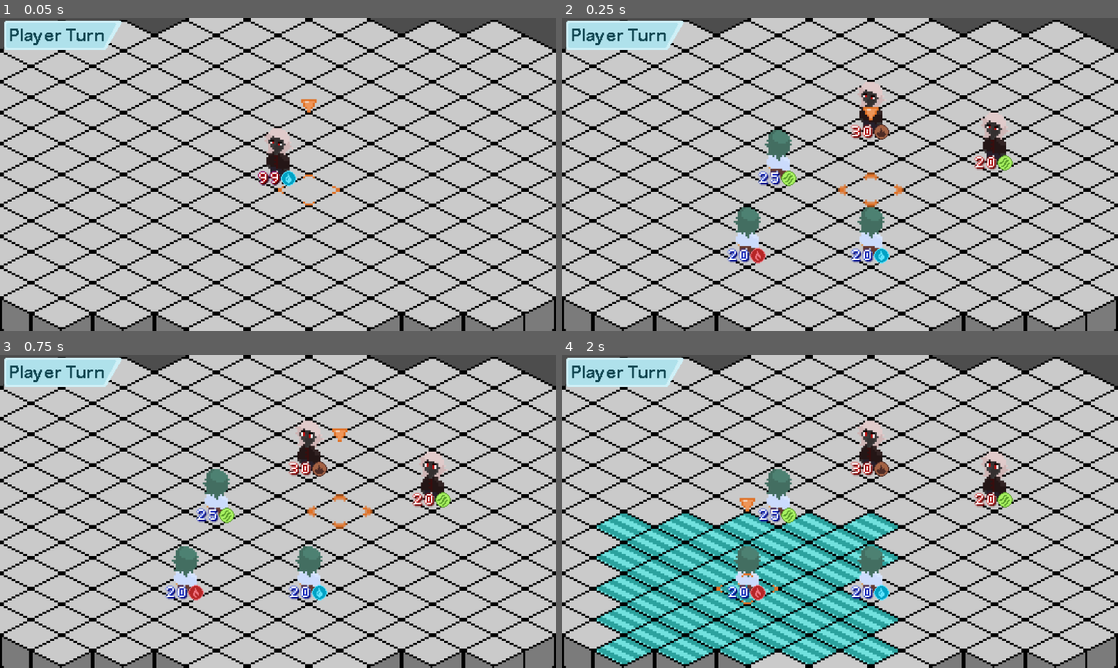
Above: before the commit, frames 1-4 (two rows, left to right).
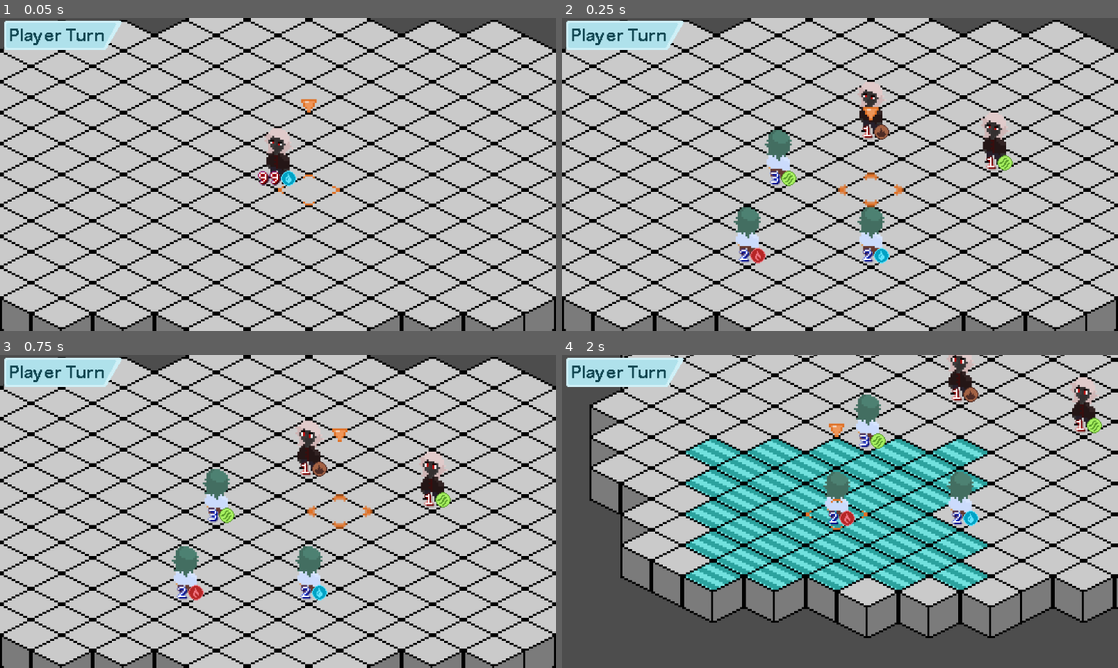
Above: after the commit, the same moments.

Repository: doccsoccs/IGME560
Game: Godot game, scene res://Scenes/TestScene.tscn
The game is run twice, just before and just after one commit, with the same random seed, the same clock (stepped at 60 frames per second) and the same inputs.
Inputs:
- Up to frame 1 (0.05 s): no input
- Up to frame 2 (0.25 s): no input
- Up to frame 3 (0.75 s): hold W (Up) from 0.53 s (still down); hold Z (Select) from 0.53 s (still down)
- Up to frame 4 (2 s): keep holding W (Up); tap 0 (TOGGLETURN) at 0.8, 1.35 s; release Z (Select) at 1.28 s; tap Z (Select) at 1.55 s

Frame 1 is identical in both runs. In frame 2, 0.6% of the frame differs, in the area x 29-79%, y 34-79%; in frame 3, 0.6%; in frame 4, 68%, in the area x 0-100%, y 0-100%.

Commit message:
added results page, unit toggle controls, and camera controls

Diff:
--- a/Scenes/TestScene.tscn
+++ b/Scenes/TestScene.tscn
@@ -1,6 +1,7 @@
-[gd_scene load_steps=6 format=3 uid="uid://dgtbry5fdan2a"]
+[gd_scene load_steps=7 format=3 uid="uid://dgtbry5fdan2a"]
 
 [ext_resource type="PackedScene" uid="uid://ctyihjdd4iuu3" path="res://Prefabs/isometric_grid.tscn" id="1_kp62l"]
+[ext_resource type="Script" path="res://Scripts/camera.gd" id="1_oxpts"]
 [ext_resource type="PackedScene" uid="uid://beifeixysoyl6" path="res://Prefabs/default_character.tscn" id="2_7tmfy"]
 [ext_resource type="PackedScene" uid="uid://j6vjnimften5" path="res://Prefabs/game_canvas.tscn" id="2_jdr02"]
 [ext_resource type="Script" path="res://Scripts/unit_manager.gd" id="2_yq4tw"]
@@ -8,8 +9,10 @@
 
 [node name="TestScene" type="Node2D"]
 
-[node name="Camera2D" type="Camera2D" parent="."]
+[node name="CameraComponent" type="Camera2D" parent="."]
 zoom = Vector2(4, 4)
+position_smoothing_enabled = true
+script = ExtResource("1_oxpts")
 
 [node name="IsometricGrid" parent="." groups=["TILEMAP"] instance=ExtResource("1_kp62l")]
 layer_0/tile_data = PackedInt32Array(-2, 196608, 0, 65534, 196608, 0, 131070, 196608, 0, -1, 196608, 0, 65535, 196608,  …(3476 unchanged characters)…
@@ -24,9 +27,10 @@
 [node name="UnitManager" type="Node2D" parent="." groups=["UnitManager"]]
 y_sort_enabled = true
 script = ExtResource("2_yq4tw")
-ai_type = 2
+ai_type = 1
 
 [node name="DefaultCharacter" parent="UnitManager" instance=ExtResource("2_7tmfy")]
+max_hp = 2
 type = 2
 attack_path = "res://Attack Patterns/calamity.txt"
 attack_base_power = 100
@@ -35,6 +39,7 @@
 start_facing = 1
 
 [node name="DefaultCharacter2" parent="UnitManager" instance=ExtResource("2_7tmfy")]
+max_hp = 2
 attack = 55
 defense = 30
 attack_path = "res://Attack Patterns/slash.txt"
@@ -43,7 +48,7 @@
 start_facing = 1
 
 [node name="DefaultCharacter3" parent="UnitManager" instance=ExtResource("2_7tmfy")]
-max_hp = 25
+max_hp = 3
 attack = 57
 type = 3
 attack_path = "res://Attack Patterns/calamity.txt"
@@ -53,6 +58,7 @@
 start_facing = 1
 
 [node name="EnemyCharacter" parent="UnitManager" instance=ExtResource("4_yn31t")]
+max_hp = 1
 type = 3
 attack_path = "res://Attack Patterns/ember.txt"
 attack_base_power = 80
@@ -60,7 +66,7 @@
 start_tile = Vector2i(1, -3)
 
 [node name="EnemyCharacter2" parent="UnitManager" instance=ExtResource("4_yn31t")]
-max_hp = 30
+max_hp = 1
 range_stat = 3
 attack = 60
 defense = 60
--- /dev/null
+++ b/Scenes/results.tscn
@@ -0,0 +1,70 @@
+[gd_scene load_steps=5 format=3 uid="uid://bvuu0yoh18ios"]
+
+[ext_resource type="Script" path="res://Scripts/results.gd" id="1_32upa"]
+[ext_resource type="FontFile" uid="uid://c4aoq70jhlfo" path="res://Sprites/UI/dogica/TTF/dogica.ttf" id="1_lgqny"]
+
+[sub_resource type="LabelSettings" id="LabelSettings_6rcmj"]
+font = ExtResource("1_lgqny")
+font_size = 64
+outline_size = 2
+outline_color = Color(0, 0, 0, 1)
+shadow_size = 8
+shadow_color = Color(0, 0, 0, 0.941176)
+
+[sub_resource type="LabelSettings" id="LabelSettings_1g2t6"]
+font = ExtResource("1_lgqny")
+font_size = 32
+
+[node name="Results" type="CanvasLayer"]
+script = ExtResource("1_32upa")
+
+[node name="ColorRect" type="ColorRect" parent="."]
+anchors_preset = 15
+anchor_right = 1.0
+anchor_bottom = 1.0
+grow_horizontal = 2
+grow_vertical = 2
+color = Color(0, 0.356863, 0.364706, 1)
+
+[node name="Header" type="Label" parent="."]
+anchors_preset = 10
+anchor_right = 1.0
+offset_bottom = 133.0
+grow_horizontal = 2
+text = "RESULTS"
+label_settings = SubResource("LabelSettings_6rcmj")
+horizontal_alignment = 1
+vertical_alignment = 1
+
+[node name="WonLostLabel" type="Label" parent="."]
+anchors_preset = 10
+anchor_right = 1.0
+offset_top = 392.0
+offset_bottom = 525.0
+grow_horizontal = 2
+text = "Enemies: Lost"
+label_settings = SubResource("LabelSettings_6rcmj")
+horizontal_alignment = 1
+vertical_alignment = 1
+
+[node name="DamageLabel" type="Label" parent="."]
+anchors_preset = 10
+anchor_right = 1.0
+offset_top = 127.0
+offset_bottom = 260.0
+grow_horizontal = 2
+text = "Total Enemy Damage = 0"
+label_settings = SubResource("LabelSettings_1g2t6")
+horizontal_alignment = 1
+vertical_alignment = 1
+
+[node name="UnitsKilledLabel" type="Label" parent="."]
+anchors_preset = 10
+anchor_right = 1.0
+offset_top = 195.0
+offset_bottom = 328.0
+grow_horizontal = 2
+text = "Player Units Killed = 0"
+label_settings = SubResource("LabelSettings_1g2t6")
+horizontal_alignment = 1
+vertical_alignment = 1
--- a/Scripts/ENEMY_AI.gd
+++ /dev/null
@@ -1,11 +0,0 @@
-extends Node
-class_name EnemyUnit
-
-var move_dictionary: Dictionary
-
-# Create commands/actions/queries for the following:
-# - Determine a unit's attack range (UNIT MANAGER)
-# - Is a player unit in attack range? (ENEMY AI)
-# - Determine the best position to move to (ENEMY AI)
-# -
-# -
--- /dev/null
+++ b/Scripts/camera.gd
@@ -0,0 +1,43 @@
+extends Camera2D
+
+const camera_range: int = 2
+var camera_tile: Vector2i = Vector2i.ZERO
+
+@export var camera_start_tile: Vector2i = Vector2i.ZERO
+@onready var grid = $"../IsometricGrid"
+
+func _ready():
+	camera_tile = camera_start_tile
+
+func move_camera(tile: Vector2i):
+	camera_tile = tile
+	position = map_to_loc(tile)
+
+func update_camera(tile: Vector2i):
+	if camera_tile.x + camera_range < tile.x:
+		var diff: int = abs((camera_tile.x + camera_range) - tile.x)
+		camera_tile.x += diff
+		position = map_to_loc(camera_tile)
+
+	elif camera_tile.x - camera_range > tile.x:
+		var diff: int = abs((camera_tile.x - camera_range) - tile.x)
+		camera_tile.x -= diff
+		position = map_to_loc(camera_tile)
+
+	if camera_tile.y + camera_range < tile.y:
+		var diff: int = abs((camera_tile.y + camera_range) - tile.y)
+		camera_tile.y += diff
+		position = map_to_loc(camera_tile)
+
+	elif camera_tile.y - camera_range > tile.y:
+		var diff: int = abs((camera_tile.y - camera_range) - tile.y)
+		camera_tile.y -= diff
+		position = map_to_loc(camera_tile)
+
+
+# Shortcut for map -> local conversion
+func map_to_loc(tile: Vector2i) -> Vector2:
+	return grid.map_to_local(tile)
+# Shortcut for local -> map conversion
+func loc_to_map(pos: Vector2) -> Vector2i:
+	return grid.local_to_map(pos)
--- a/Scripts/grid_controller.gd
+++ b/Scripts/grid_controller.gd
@@ -9,6 +9,7 @@
 const selector_source: int = 3
 const init_selector_pos: Vector2i = Vector2i(0,0)
 var current_selector_pos: Vector2i
+var toggle_index: int = 0
 #endregion
 
 #region HIGHLIGHT TILE VARIABLES
@@ -60,7 +61,8 @@
 # Sound Effects
 @onready var move_selector_sfx = $MoveSelectorSFX
 
-# References
+# MISC References
+@onready var camera_component = $"../CameraComponent"
 @onready var game_canvas = $"../GameCanvas"
 var unit_manager
 
@@ -87,6 +89,30 @@
 
 # Input Events
 func _input(event):
+	# Toggle Between Player Units (RIGHT)
+	if event.is_action_pressed("ToggleUnitRight") and current_ctrl_mode == control_mode.free \
+	and selected_unit == null:
+		if hovered_unit == null or unit_manager.player_units.size() == toggle_index + 1:
+			toggle_index = 0
+		elif unit_manager.player_units.size() > toggle_index + 1:
+			toggle_index += 1
+		hovered_unit = unit_manager.player_units[toggle_index]
+		camera_component.move_camera(hovered_unit.current_tile)
+		move_selector(hovered_unit.current_tile)
+		hovered_unit = unit_manager.player_units[toggle_index]
+
+	# Toggle Between Player Units (LEFT)
+	if event.is_action_pressed("ToggleUnitLeft") and current_ctrl_mode == control_mode.free \
+	and selected_unit == null:
+		if hovered_unit == null or toggle_index - 1 < 0:
+			toggle_index = unit_manager.player_units.size() - 1
+		elif toggle_index - 1 >= 0:
+			toggle_index -= 1
+		hovered_unit = unit_manager.player_units[toggle_index]
+		camera_component.move_camera(hovered_unit.current_tile)
+		move_selector(hovered_unit.current_tile)
+		hovered_unit = unit_manager.player_units[toggle_index]
+
 	# SELECT - SELECT UNIT
 	if event.is_action_pressed("Select") and hovered_unit != null and selected_unit == null \
 	and current_ctrl_mode == control_mode.free:
@@ -123,6 +149,7 @@
 		selected_unit.action_buttons.set_invisible_after_time(0)
 		selected_unit.move_to(selected_unit.prev_tile)
 		selected_unit.current_tile = selected_unit.prev_tile
+		camera_component.move_camera(selected_unit.current_tile)
 		move_selector(selected_unit.current_tile)
 		redraw_move_tiles()
 
@@ -203,6 +230,7 @@
 		for unit in unit_manager.player_units:
 			unit.init_for_new_round()
 		current_ctrl_mode = control_mode.free
+		camera_component.move_camera(unit_manager.player_units[0].current_tile)
 		move_selector(unit_manager.player_units[0].current_tile)
 
 # Moves the selector to a new position and deletes the old tile
@@ -223,6 +251,9 @@
 		# Only check for potential selections while not selecting something
 		else:
 			check_for_selections()
+
+	# Moves the camera if necessary
+	camera_component.update_camera(current_selector_pos)
 
 # Hides the selector while not in free control mode
 func hide_selector():
@@ -393,12 +424,13 @@
 				unit.take_damage(unit_manager.calc_damage(selected_unit, unit), selected_unit.attack_type)
 
 			else: # ENEMY CASE
-				unit.take_damage(unit_manager.calc_damage(unit_override, unit), unit_override.attack_type)
+				unit.take_damage(unit_manager.calc_damage(unit_override, unit), unit_override.attack_type, true)
 
 	# Await damage particles and hp anim to finish
 	# then clear attack highlights and end turn
 	delete_attack_tiles()
 
+	await get_tree().create_timer(1.2).timeout
 	if unit_override == null: # PLAYER CASE
 		selected_unit.end_turn()
 	else: # ENEMY CASE
@@ -528,7 +560,7 @@
 func handle_end_turn():
 	if selected_unit != null:
 		current_ctrl_mode = control_mode.free
-		move_selector(selected_unit.current_tile)
+		#move_selector(selected_unit.current_tile)
 		deselect_unit(selected_unit)
 
 # Sets the controller's control mode
--- a/Scripts/player_unit.gd
+++ b/Scripts/player_unit.gd
@@ -38,7 +38,8 @@
 	selected,
 	moving,
 	select_action,
-	expended
+	expended,
+	dead
 }
 
 enum anim_state{
@@ -83,6 +84,8 @@
 var current_game_state: game_state
 const initial_game_state: game_state = game_state.waiting
 const initial_anim: anim_state = anim_state.idle
+
+var results_scene = preload("res://Scenes/results.tscn")
 
 @onready var anim_player = $AnimationPlayer
 @onready var select_key = $SelectKeyIndicator
@@ -161,17 +164,24 @@
 	self_modulate = Color.WHITE
 
 # Called when this unit takes damage from an attack
-func take_damage(damage: int, damage_type: typing):
+func take_damage(damage: int, damage_type: typing, enemy_is_attacker: bool = false):
 	particle_manager.emit_particles(damage_type)
 	hp -= damage
+
+	# Update result tracker accordingly
+	if enemy_is_attacker:
+		ResultsTracker.total_enemy_damage += damage
+
 	if hp <= 0:
 		hp = 0
+		die()
 	health_label.text = str(hp)
 
 # Inform manager to change control mode to ATTACKING
 # Project an attack
 func show_attack():
 	manager.grid.attack_patterns = get_attack_patterns()
+	manager.grid.camera_component.move_camera(current_tile)
 
 	if is_player: # Player Case
 		manager.grid.current_ctrl_mode = manager.grid.control_mode.attacking
@@ -424,6 +434,27 @@
 		current_facing_state = facing_state.up
 		flip_h = true
 
+# Handle the death of a given unit
+func die():
+	# Update result tracker accordingly
+	if is_player:
+		ResultsTracker.total_enemy_kills += 1
+
+	await get_tree().create_timer(1.75).timeout
+	current_game_state = game_state.dead
+	if is_player:
+		manager.player_units.erase(self)
+		if manager.player_units.size() == 0:
+			await get_tree().create_timer(1.0).timeout
+			get_tree().change_scene_to_packed(results_scene)
+	else:
+		manager.enemy_units.erase(self)
+		if manager.enemy_units.size() == 0:
+			await get_tree().create_timer(1.0).timeout
+			get_tree().change_scene_to_packed(results_scene)
+	visible = false
+	manager.units.erase(self)
+
 # Shortcut for map -> local conversion
 func map_to_loc(tile: Vector2i) -> Vector2:
 	return manager.grid.map_to_local(tile)
--- /dev/null
+++ b/Scripts/results.gd
@@ -0,0 +1,20 @@
+extends CanvasLayer
+
+@onready var outcome_label = $WonLostLabel
+@onready var damage_label = $DamageLabel
+@onready var units_killed_label = $UnitsKilledLabel
+
+const win_message: String = "Enemies: Lost"
+const lose_message: String = "Enemies: Won"
+
+func _ready():
+	set_results()
+
+func set_results():
+	if ResultsTracker.enemies_won:
+		outcome_label.text = lose_message
+	else:
+		outcome_label.text = win_message
+
+	damage_label.text = "Total Enemy Damage = " + str(ResultsTracker.total_enemy_damage)
+	units_killed_label.text = "Player Units Killed = " + str(ResultsTracker.total_enemy_kills)
--- /dev/null
+++ b/Scripts/results_tracker.gd
@@ -0,0 +1,6 @@
+extends Node
+
+# Data saved for results page
+var total_enemy_damage: int = 0
+var total_enemy_kills: int = 0
+var enemies_won: bool = false
--- a/Scripts/unit_manager.gd
+++ b/Scripts/unit_manager.gd
@@ -128,6 +128,9 @@
 	if player_turn:
 		for unit in player_units:
 			if unit.current_game_state != unit.game_state.expended:
+				await get_tree().create_timer(1.0).timeout
+				grid.camera_component.move_camera(unit.current_tile)
+				grid.move_selector(unit.current_tile)
 				return
 
 		# If all units are expended, switch turns
@@ -138,6 +141,7 @@
 
 	# Checks during enemy turn
 	else:
+		await get_tree().create_timer(1.0).timeout
 		emit_signal("enemy_finished_move")
 		for unit in enemy_units:
 			if unit.current_game_state != unit.game_state.expended:
@@ -148,6 +152,8 @@
 func next_enemy_move():
 	await get_tree().create_timer(1.2).timeout
 	for enemy in enemy_units:
+		grid.camera_component.move_camera(enemy.current_tile)
+		await get_tree().create_timer(0.5).timeout
 		if enemy.current_game_state != enemy.game_state.expended:
 			# Retrieves a dictionary of potential movements the enemy can take
 			# Contains the details for attacking in a given direction
@@ -178,7 +184,7 @@
 				attack_direction)
 
 			await enemy_finished_move
-			await get_tree().create_timer(1.0).timeout
+			await get_tree().create_timer(1.5).timeout
 
 # Returns a dictionary containing a set of tiles a given unit can reach
 # tile keys link to an int array containing data used to make optimal decisions.
@@ -365,7 +371,7 @@
 	var random_tile: Vector2i = move_dict.keys()[0]
 	var random_direction: int = -1
 
-	random_tile = move_dict.keys()[randi_range(0,move_dict.size())]
+	random_tile = move_dict.keys()[randi_range(0,move_dict.size() - 1)]
 	random_direction = randi_range(-1,3)
 
 	random_move.push_back(random_tile)
--- a/project.godot
+++ b/project.godot
@@ -22,6 +22,7 @@
 [autoload]
 
 Commands="*res://Scripts/commands.gd"
+ResultsTracker="*res://Scripts/results_tracker.gd"
 
 [display]
 
@@ -77,6 +78,16 @@
 "events": [Object(InputEventKey,"resource_local_to_scene":false,"resource_name":"","device":-1,"window_id":0,"alt_pressed":false,"shift_pressed":false,"ctrl_pressed":false,"meta_pressed":false,"pressed":false,"keycode":0,"physical_keycode":48,"key_label":0,"unicode":48,"echo":false,"script":null)
 ]
 }
+ToggleUnitLeft={
+"deadzone": 0.5,
+"events": [null, Object(InputEventKey,"resource_local_to_scene":false,"resource_name":"","device":-1,"window_id":0,"alt_pressed":false,"shift_pressed":false,"ctrl_pressed":false,"meta_pressed":false,"pressed":false,"keycode":0,"physical_keycode":91,"key_label":0,"unicode":91,"echo":false,"script":null)
+]
+}
+ToggleUnitRight={
+"deadzone": 0.5,
+"events": [Object(InputEventKey,"resource_local_to_scene":false,"resource_name":"","device":-1,"window_id":0,"alt_pressed":false,"shift_pressed":false,"ctrl_pressed":false,"meta_pressed":false,"pressed":false,"keycode":0,"physical_keycode":93,"key_label":0,"unicode":93,"echo":false,"script":null)
+]
+}
 
 [rendering]
 
